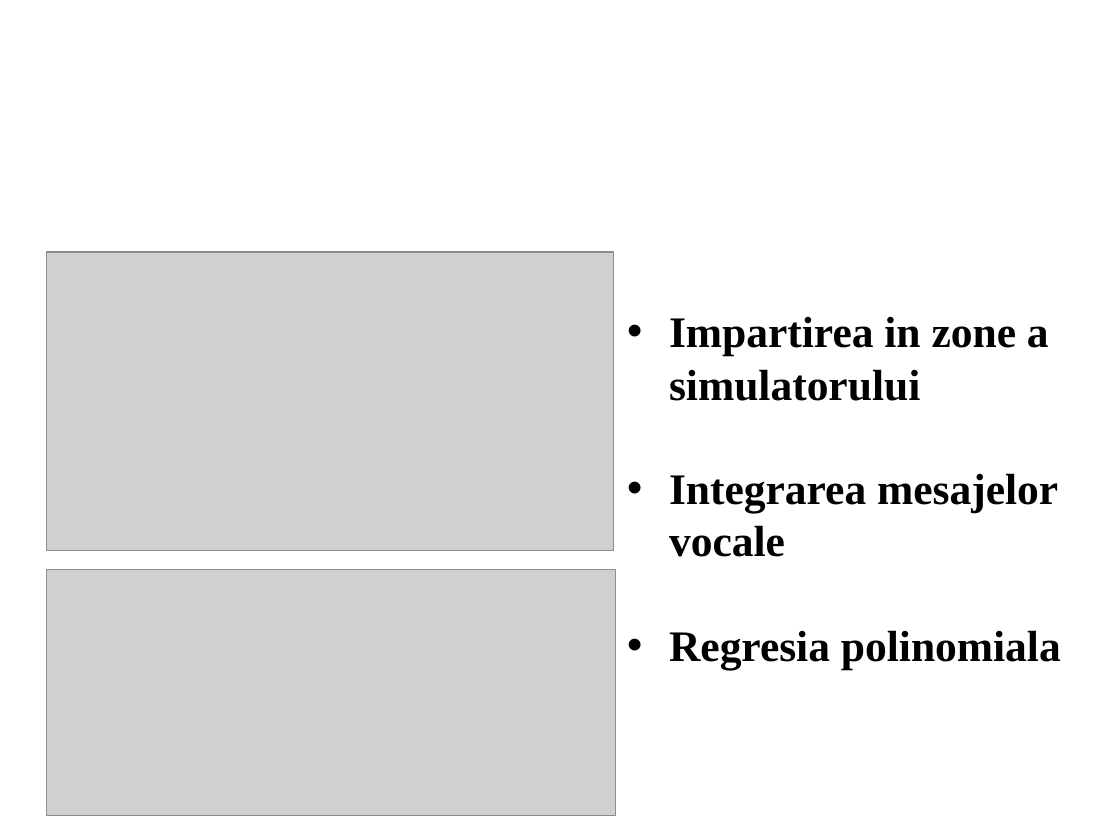
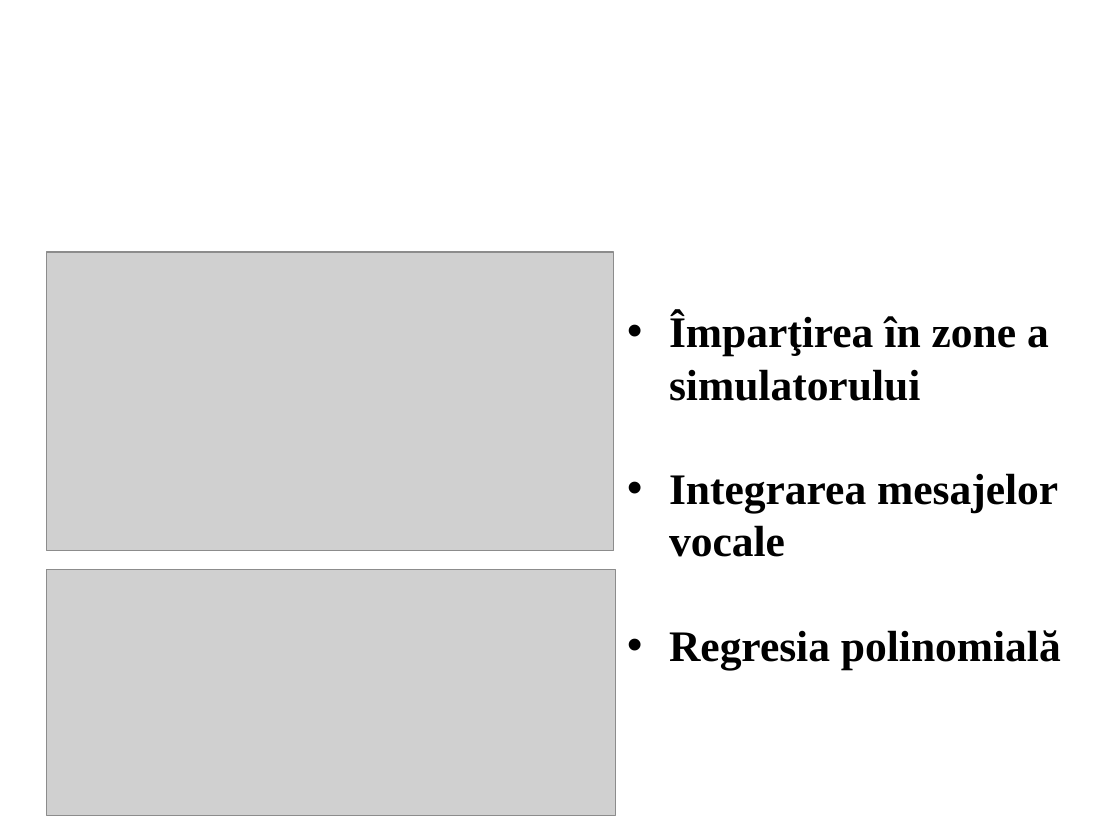
Before and after one commit to A1ex/Speedometer, a slide deck: slide 13 of Office documents/Prezentare Scurta.pptx. Drawn at 1120x840 pixels with LibreOffice and Linux fonts; fonts in the diff are those of the drawing; grey boxes stand for pictures; background and template pictures are left out. Boxes give left, top, right and bottom in pixels: in the first picture for what was removed or moved away, otherwise in the second. Text is boxed around its words. In the diff, an @@ line names an element or a change of style, - is before the commit and + after.

```diff
--- a/Office documents/Prezentare Scurta.pptx
+++ b/Office documents/Prezentare Scurta.pptx
@@ text at (x1=669, y1=313, x2=1049, y2=401): text changed @@
-• Impartirea in zone a simulatorului
+• Împarţirea în zone a simulatorului
@@ text at (x1=669, y1=630, x2=1061, y2=670): text changed @@
-• Regresia polinomiala
+• Regresia polinomială
```
Also in this commit, not shown: 14 other slides changed, 10 other files.
